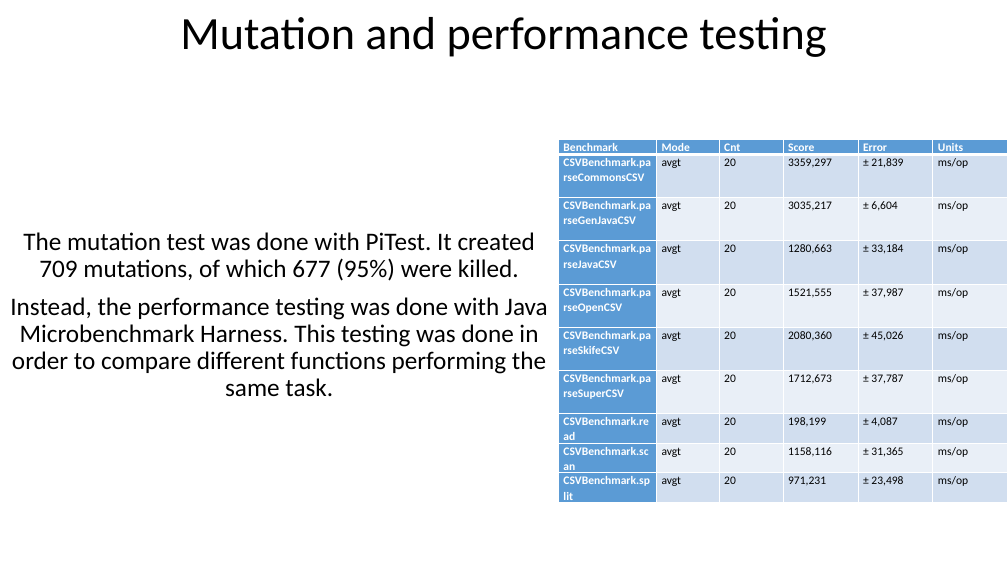
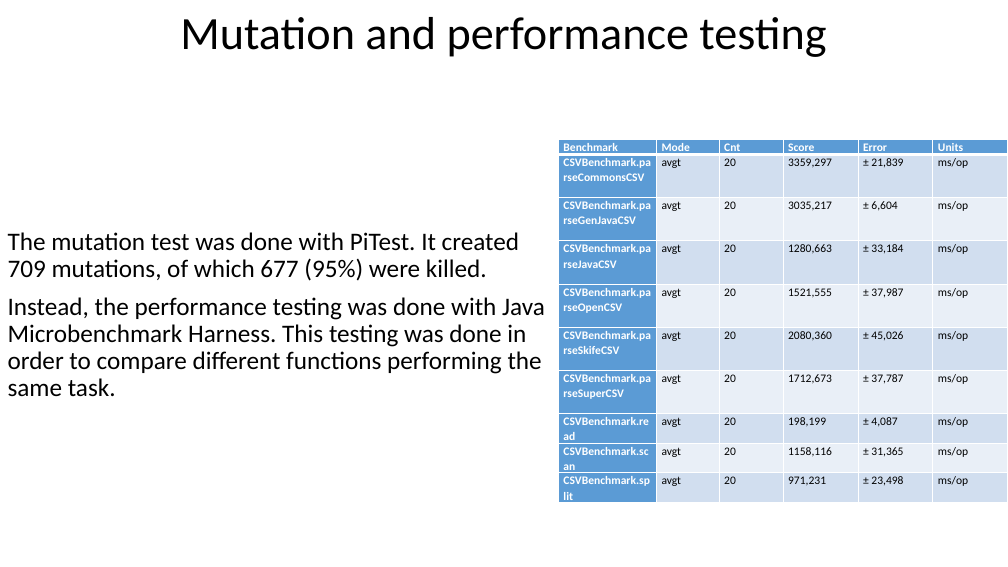
Before and after one commit to r4004/commons-csv, a slide deck: slide 7 of report/Presentation software dependability.pptx. Drawn at 1008x567 pixels with LibreOffice and Linux fonts; fonts in the diff are those of the drawing. Boxes give left, top, right and bottom in pixels: in the first picture for what was removed or moved away, otherwise in the second. Text is boxed around its words. In the diff, an @@ line names an element or a change of style, - is before the commit and + after.

```diff
--- a/report/Presentation software dependability.pptx
+++ b/report/Presentation software dependability.pptx
@@ subtitle "The mutation test was done ..." at (8,232,545,397): alignment centre to left @@
```
Also in this commit, not shown: 1 other slide changed.
